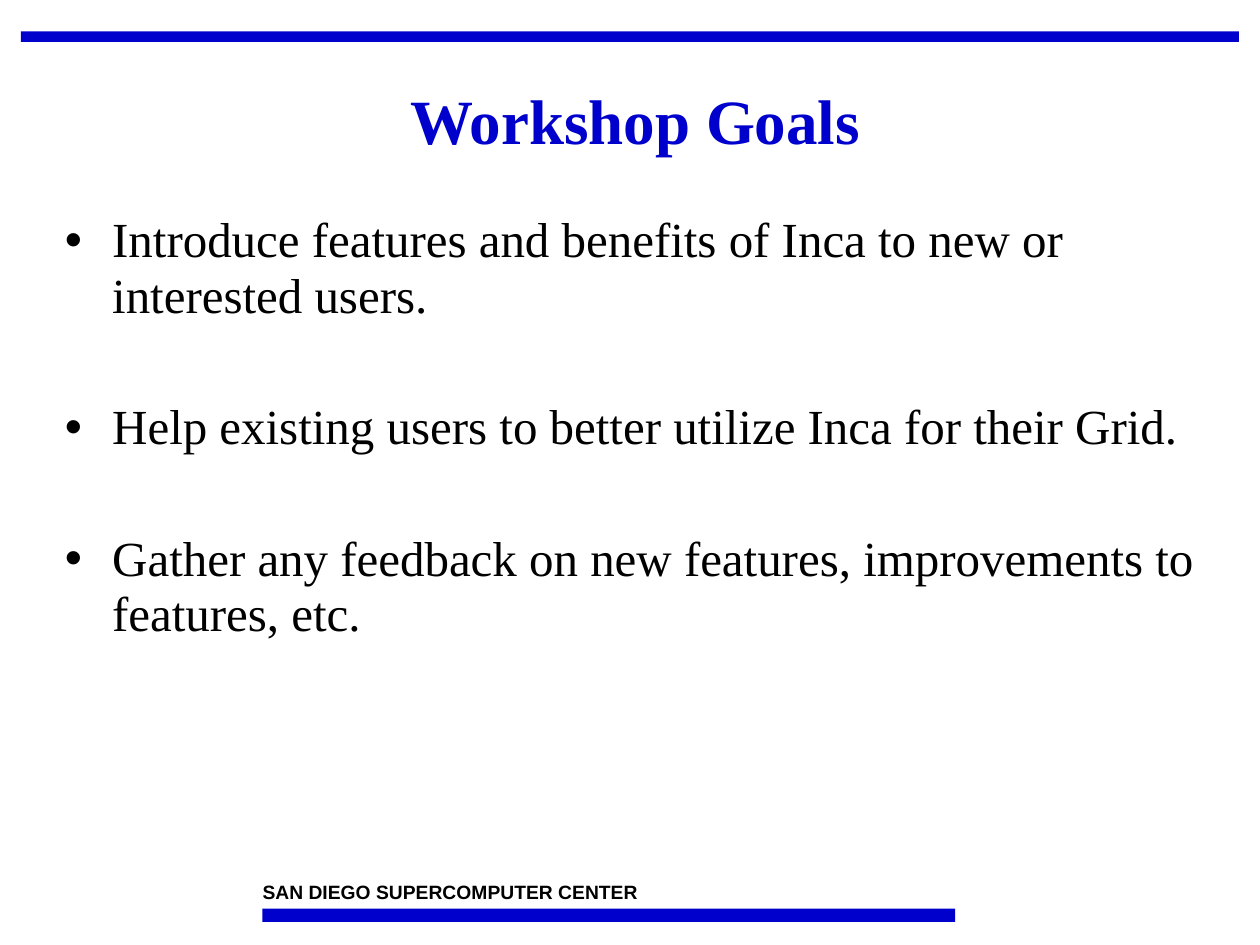
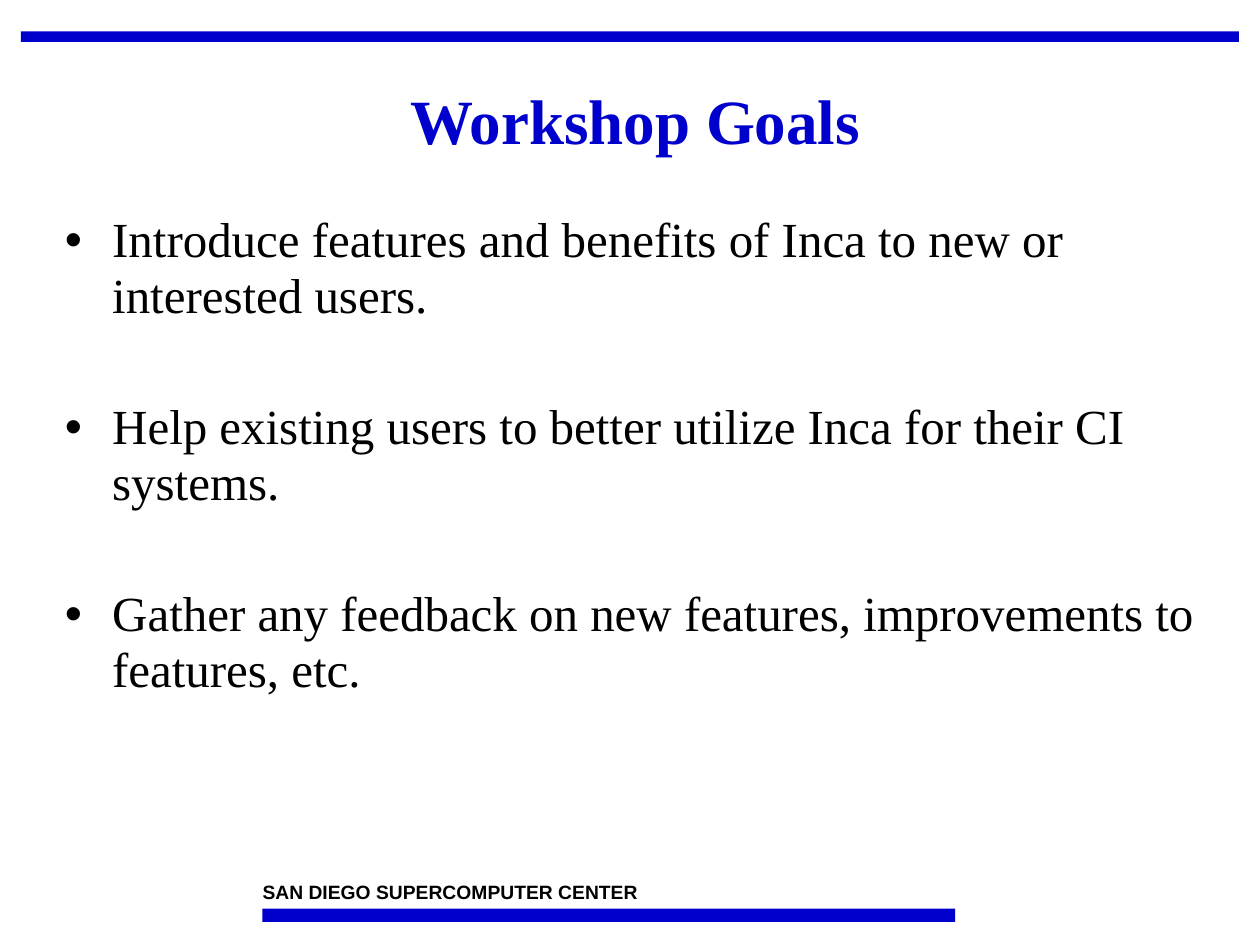
Before and after one commit to IncaProject/inca-xsede, a slide deck: slide 2 of talks/2010/2010workshop/overview.pptx. Drawn at 1260x945 pixels with LibreOffice and Linux fonts; fonts in the diff are those of the drawing; background and template pictures are left out. Boxes give left, top, right and bottom in pixels: in the first picture for what was removed or moved away, otherwise in the second. Text is boxed around its words. In the diff, an @@ line names an element or a change of style, - is before the commit and + after.

Commit message:
replace grid with CI

```diff
--- a/talks/2010/2010workshop/overview.pptx
+++ b/talks/2010/2010workshop/overview.pptx
@@ text at box(112, 409, 1124, 510): text changed @@
-• Help existing users to better utilize Inca for their Grid.
+• Help existing users to better utilize Inca for their CI systems.
```
Also in this commit, not shown: 6 other slides changed, 1 other file.
